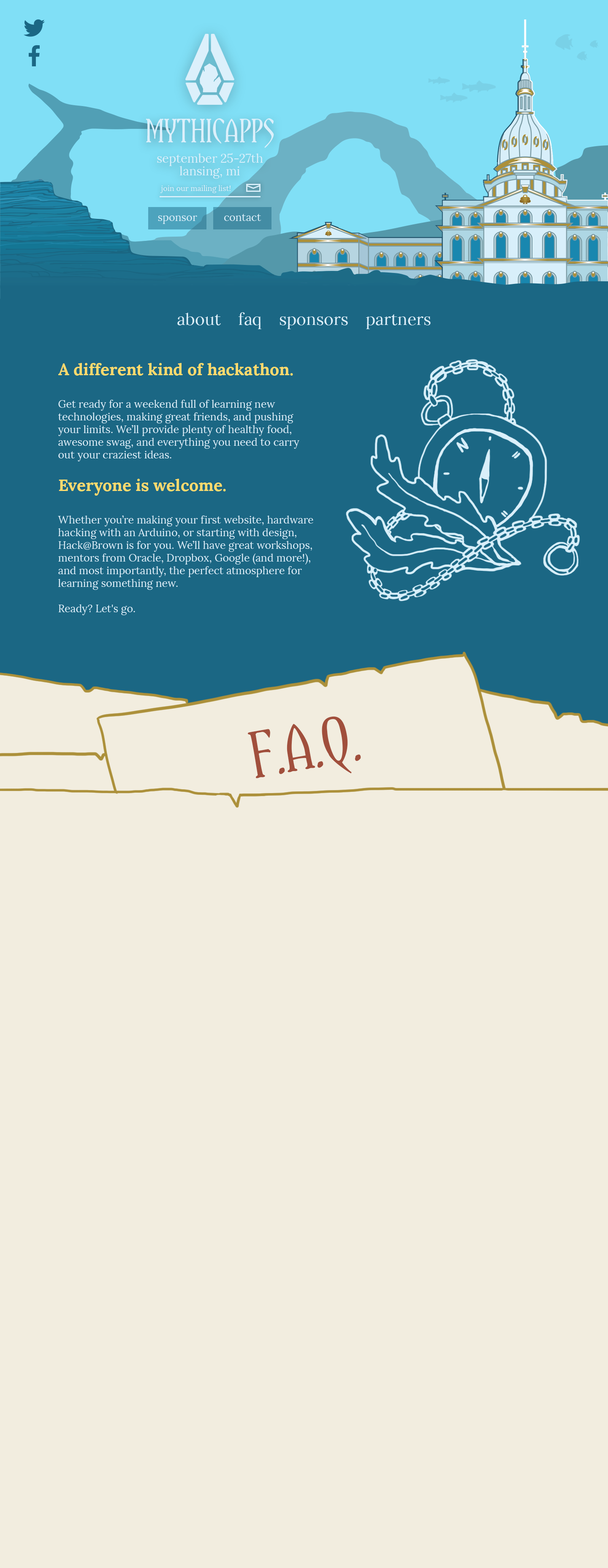
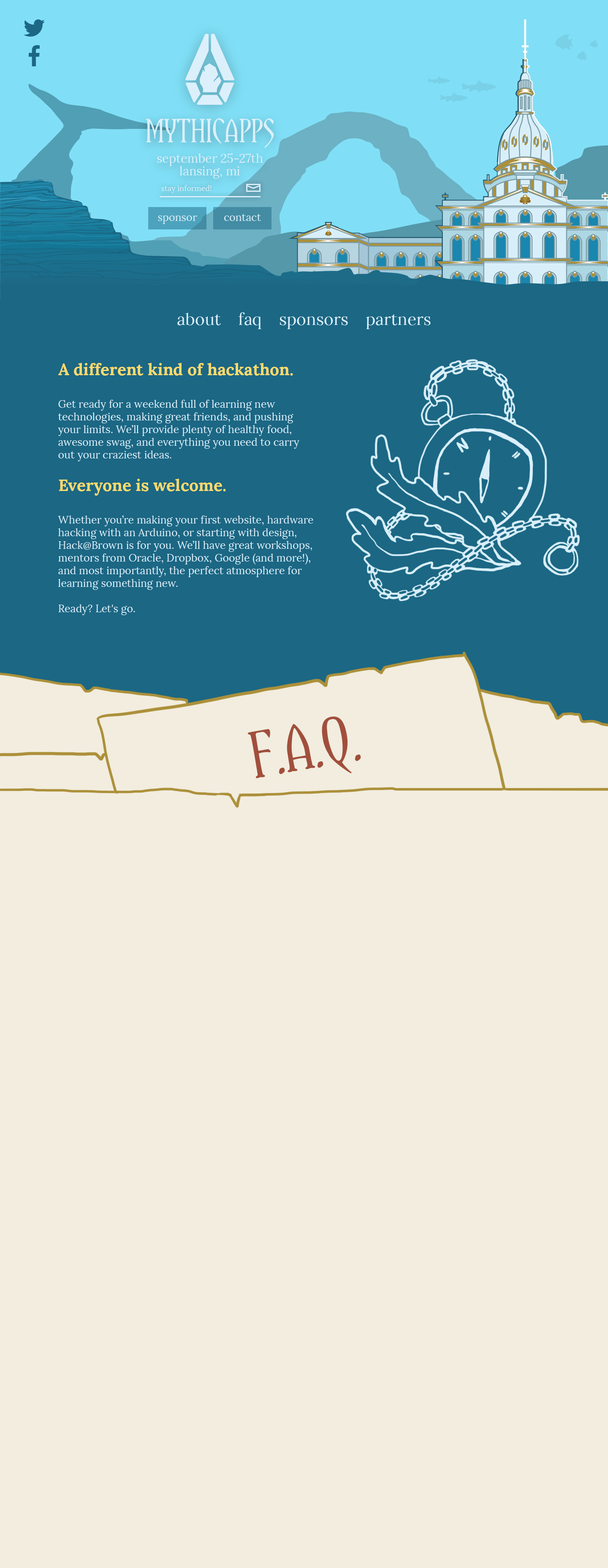
Layers edited between the first and the second 608x1568 image:
renamed "join our mailing list!" to "stay informed!", painted on it over [left=160, top=185, right=231, bottom=194]
